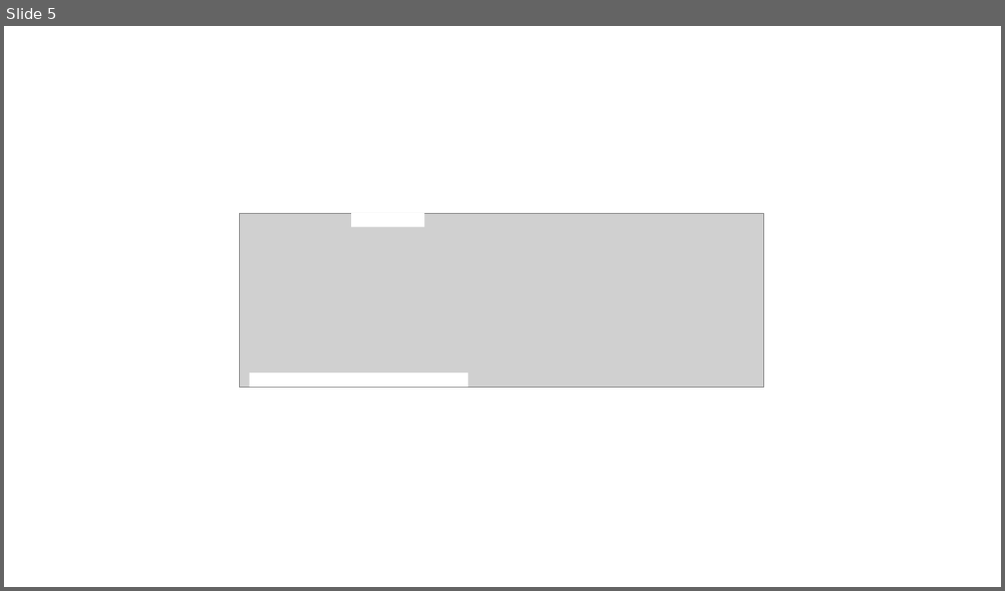
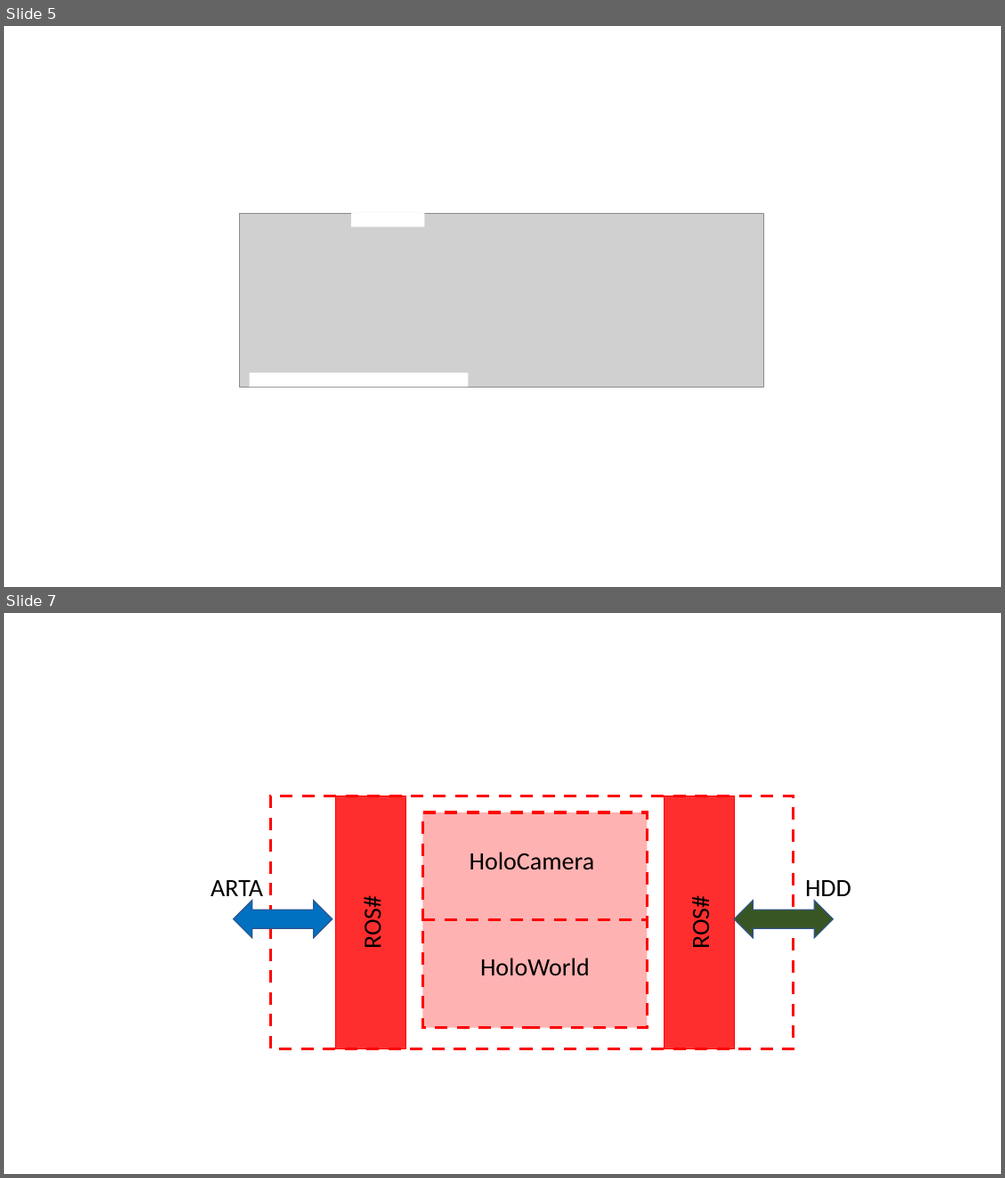
Before and after one commit to alaksana96/FinalYearProject, a slide deck: FinalReport/img/chapter4_analysis/Diagrams.pptx. Shown one above the other, each under a label of ours: slide 5 before the commit, slides 5 and 7 after it; the slides between them are not shown. The pictures are 1005x591 and 1005x1178 pixels, drawn with LibreOffice and Linux fonts; fonts in the diff are those of the drawing; grey boxes stand for pictures. Boxes give left, top, right and bottom in pixels: in the first picture for what was removed or moved away, otherwise in the second. Text is boxed around its words. In the diff, an @@ line names an element or a change of style, - is before the commit and + after.

```diff
--- a/FinalReport/img/chapter4_analysis/Diagrams.pptx
+++ b/FinalReport/img/chapter4_analysis/Diagrams.pptx
@@ slide 7 added at <box>4,613,1001,1174</box>, background #FFFFFF @@
@@ rectangle added at <box>270,796,793,1049</box>, outline #FF0000 3 pt dashed @@
@@ rectangle added at <box>335,796,405,1049</box>, fill #FF0000 at 82% opacity, outline #FF0000 1 pt, 24 pt, text #000000 @@
+ROS#
@@ rectangle added at <box>663,796,734,1049</box>, fill #FF0000 at 82% opacity, outline #FF0000 1 pt, 24 pt, text #000000 @@
+ROS#
@@ rectangle added at <box>423,812,647,1028</box>, fill #FF0000 at 30% opacity, outline #FF0000 3 pt dashed @@
@@ text added at <box>469,852,595,870</box>, 24 pt, text #000000 @@
+HoloCamera
@@ text added at <box>210,880,263,902</box>, 24 pt, text #000000 @@
+ARTA
@@ left right arrow added at <box>234,900,332,938</box>, fill #0070C0, outline #325491 1 pt @@
@@ left right arrow added at <box>734,900,833,938</box>, fill #385723, outline #325491 1 pt @@
@@ text added at <box>805,880,851,902</box>, 24 pt, text #000000 @@
+HDD
@@ line added from (423, 919) to (647, 919), #FF0000 3 pt dashed @@
@@ text added at <box>480,957,590,976</box>, 24 pt, text #000000 @@
+HoloWorld
```
Also in this commit, not shown: 2 slides changed, 1 other slide added, 1 other file.
